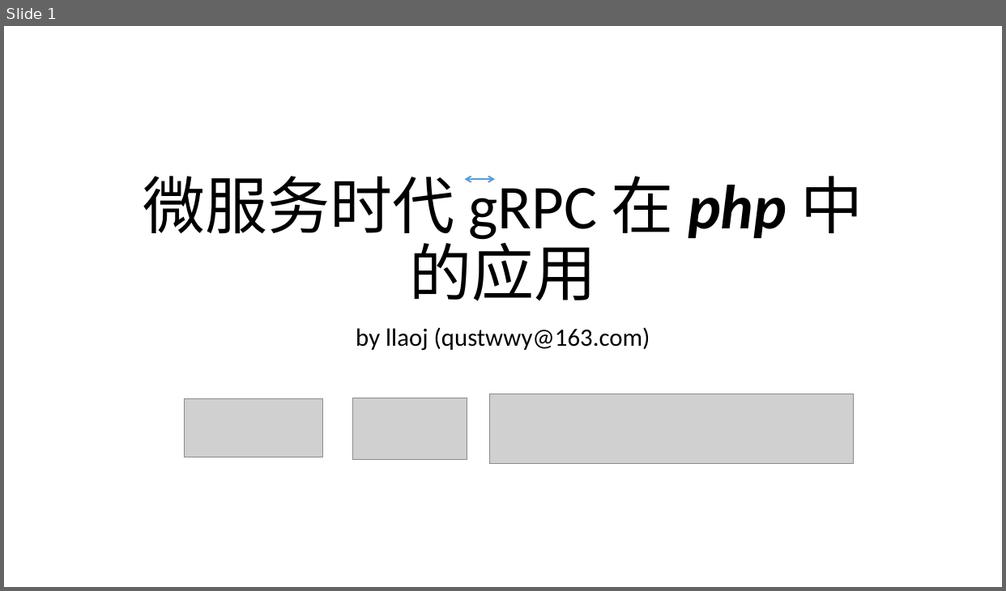
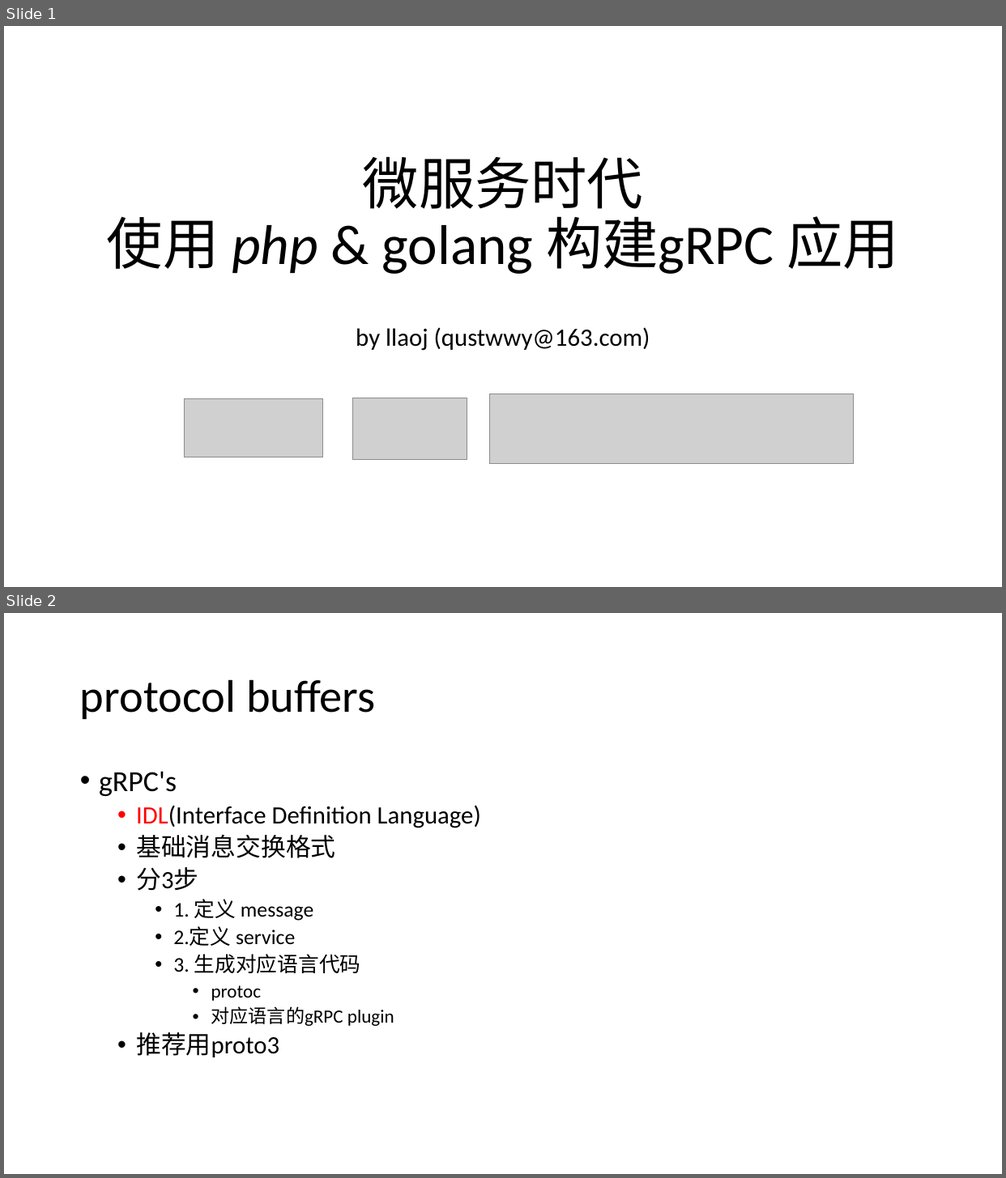
Before and after one commit to llaoj/my-share, a slide deck: grpc/index.pptx. Shown one above the other, each under a label of ours: slide 1 before the commit, slides 1 and 2 after it. The pictures are 1006x591 and 1006x1178 pixels, drawn with LibreOffice and Linux fonts; fonts in the diff are those of the drawing; grey boxes stand for pictures. Boxes give left, top, right and bottom in pixels: in the first picture for what was removed or moved away, otherwise in the second. Text is boxed around its words. In the diff, an @@ line names an element or a change of style, - is before the commit and + after.

```diff
--- a/grpc/index.pptx
+++ b/grpc/index.pptx
@@ slide 2 added at bbox=[4, 613, 1002, 1174], background #FFFFFF @@
@@ title added at bbox=[80, 679, 376, 719], 44 pt, text #000000 @@
+protocol buffers
@@ text added at bbox=[99, 771, 481, 1058], 24 pt, text #000000 @@
+• gRPC's
+  • IDL(Interface Definition Language)
+  • 基础消息交换格式
+  • 分3步
+    • 1. 定义 message
+    • 2.定义 service
+    • 3. 生成对应语言代码
+      • protoc
+      • 对应语言的gRPC plugin
+  • 推荐用proto3
@@ slide 1 changed as well @@
@@ title "微服务时代 使用 php & golang ..." at bbox=[107, 156, 899, 274]: vertical alignment bottom to middle @@
@@ title at bbox=[107, 156, 899, 274]: text changed; size 60 to 54 pt @@
-微服务时代 gRPC 在 php 中的应用
+微服务时代
+使用 php & golang 构建gRPC 应用
@@ double arrow removed from (464, 179) to (495, 179) @@
```
Also in this commit, not shown: 4 other slides changed, 5 other slides added.
